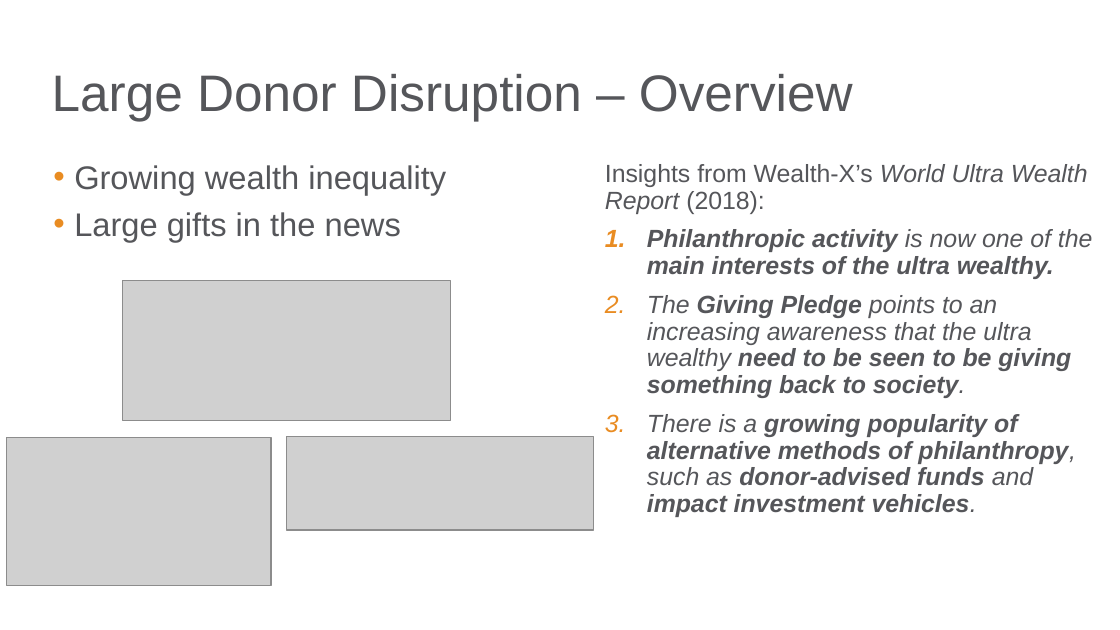
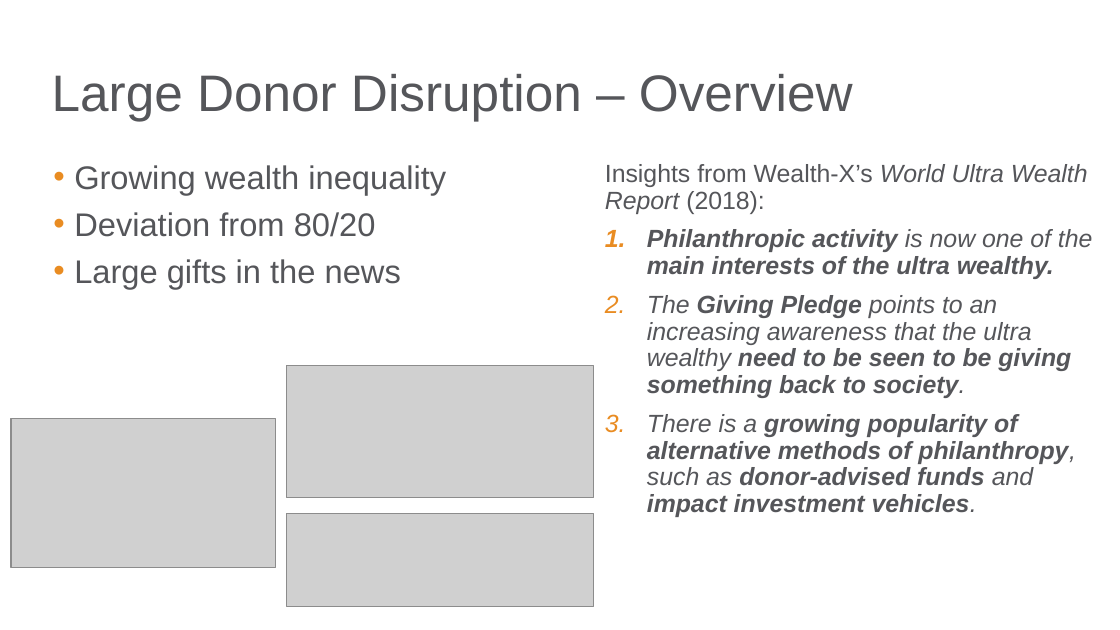
Before and after one commit to bgstieber/APRA-PD-DAS-2019, a slide deck: slide 5 of Generating Insights from Clustering Large Donors - BStieber APRA DAS19.pptx. Drawn at 1120x630 pixels with LibreOffice and Linux fonts; fonts in the diff are those of the drawing; grey boxes stand for pictures; background and template pictures are left out. Boxes give left, top, right and bottom in pixels: in the first picture for what was removed or moved away, otherwise in the second. Text is boxed around its words. In the diff, an @@ line names an element or a change of style, - is before the commit and + after.

```diff
--- a/Generating Insights from Clustering Large Donors - BStieber APRA DAS19.pptx
+++ b/Generating Insights from Clustering Large Donors - BStieber APRA DAS19.pptx
@@ text at (74, 212, 376, 237): paragraph added @@
+• Deviation from 80/20
@@ picture: place and size @@
-picture at (123, 280, 450, 420)
+picture at (287, 366, 594, 498)
@@ picture: place and size @@
-picture at (7, 437, 271, 586)
+picture at (11, 419, 276, 568)
@@ picture: place and size @@
-picture at (287, 437, 594, 530)
+picture at (287, 513, 594, 606)
```
Also in this commit, not shown: 3 other slides changed, 3 other files.
